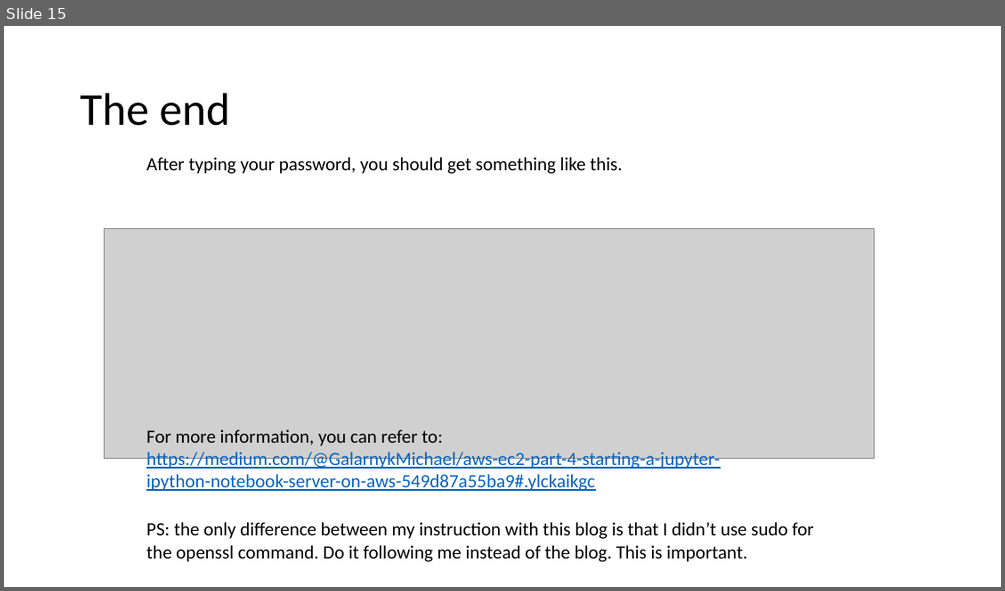
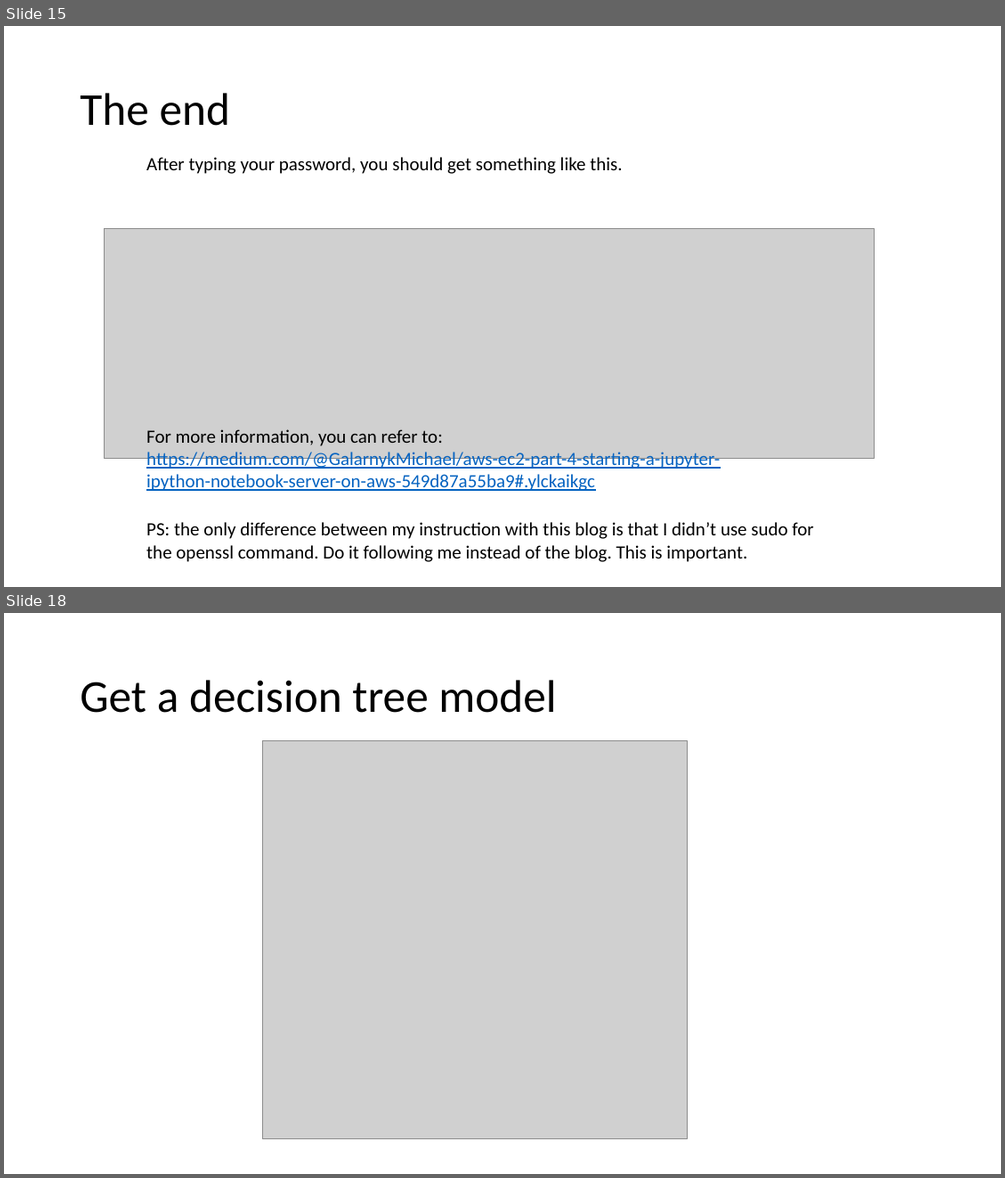
Before and after one commit to jiaxinxie97/COMP4331, a slide deck: tut2/tut2.pptx. Shown one above the other, each under a label of ours: slide 15 before the commit, slides 15 and 18 after it; the slides between them are not shown. The pictures are 1005x591 and 1005x1178 pixels, drawn with LibreOffice and Linux fonts; fonts in the diff are those of the drawing; grey boxes stand for pictures. Boxes give left, top, right and bottom in pixels: in the first picture for what was removed or moved away, otherwise in the second. Text is boxed around its words. In the diff, an @@ line names an element or a change of style, - is before the commit and + after.

```diff
--- a/tut2/tut2.pptx
+++ b/tut2/tut2.pptx
@@ slide 18 added at (4, 613, 1001, 1174), background #FFFFFF @@
@@ title added at (80, 680, 556, 713), 44 pt, text #000000 @@
+Get a decision tree model
@@ picture added at (262, 741, 687, 1139) @@
```
Also in this commit, not shown: 2 other slides added.
